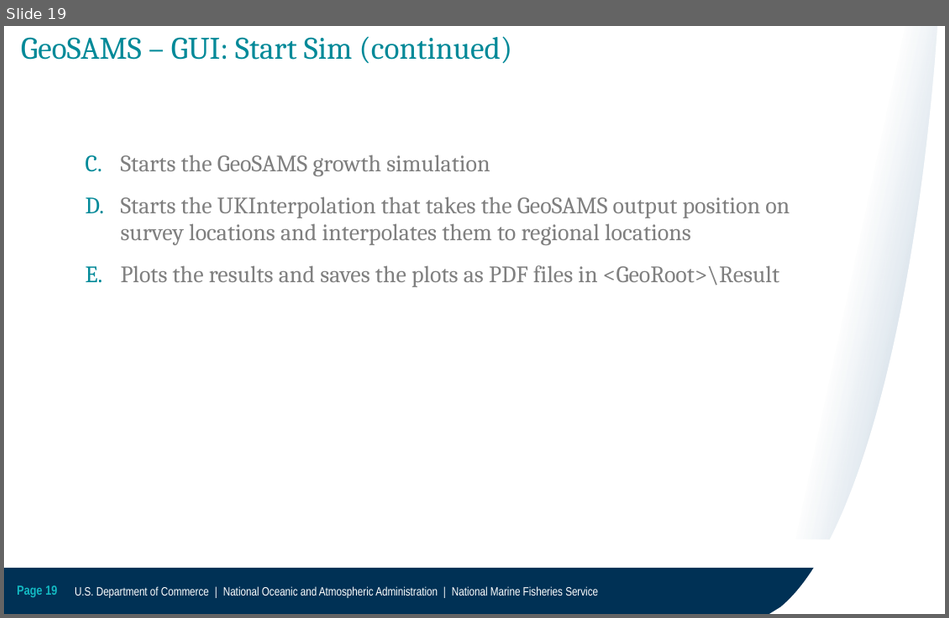
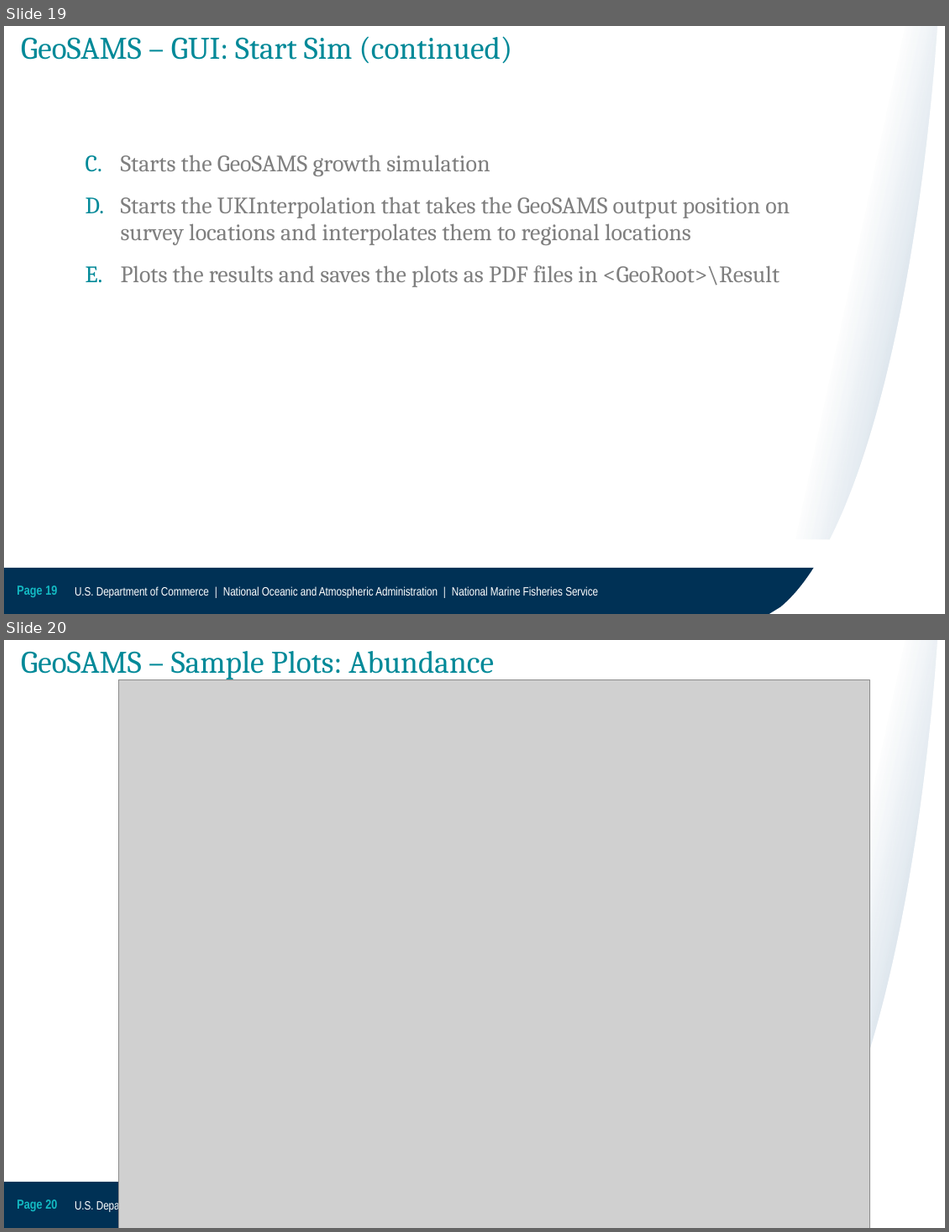
Before and after one commit to NEFSC/READ-PDP-GeoSAMS, a slide deck: docs/GeoSAMS.pptx. Shown one above the other, each under a label of ours: slide 19 before the commit, slides 19 and 20 after it. The pictures are 949x618 and 949x1232 pixels, drawn with LibreOffice and Linux fonts; fonts in the diff are those of the drawing; grey boxes stand for pictures; background and template pictures are left out. Boxes give left, top, right and bottom in pixels: in the first picture for what was removed or moved away, otherwise in the second. Text is boxed around its words. In the diff, an @@ line names an element or a change of style, - is before the commit and + after.

```diff
--- a/docs/GeoSAMS.pptx
+++ b/docs/GeoSAMS.pptx
@@ slide 20 added at (4,640,945,1228), background #FFFFFF; not listed: 5 template elements that a slide beside it also shows @@
@@ title added at (21,651,494,681), 24 pt, text #008998 @@
+GeoSAMS – Sample Plots: Abundance
@@ picture added at (119,679,869,1228) @@
```
Also in this commit, not shown: 2 slides changed, 1 other slide added, 8 other files.
